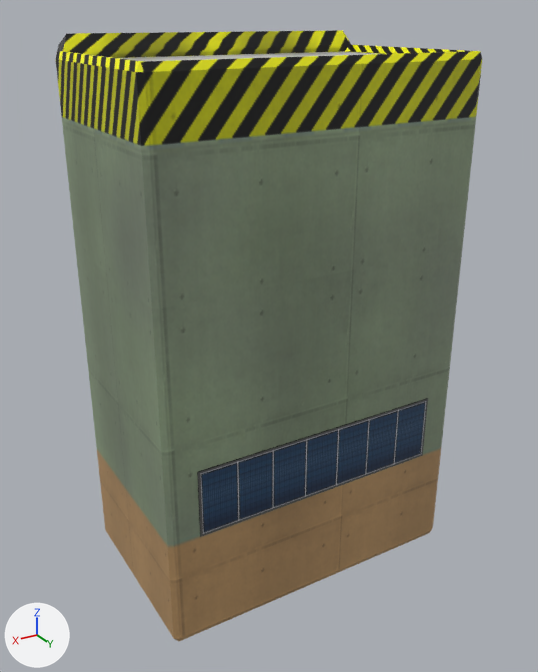
The FBX model Assets/hangar1.fbx: old version first, new version second.
Before and after are seen from a camera (50 mm lens) standing at (0.0417, 0.0743, 0.0413) and looking at (0.0005, 0.0056, 0.007). Arrows for +X, +Y and +Z are at lower left; the lights stay in place. Objects named as collision shapes, trigger or cutter boxes, shadow casters or lower levels of detail are left out. Where no turn or scale is listed for an object, it has been applied to the vertices.

In view in the first picture: 'gates', 'hangar1', 'solarpanel'.
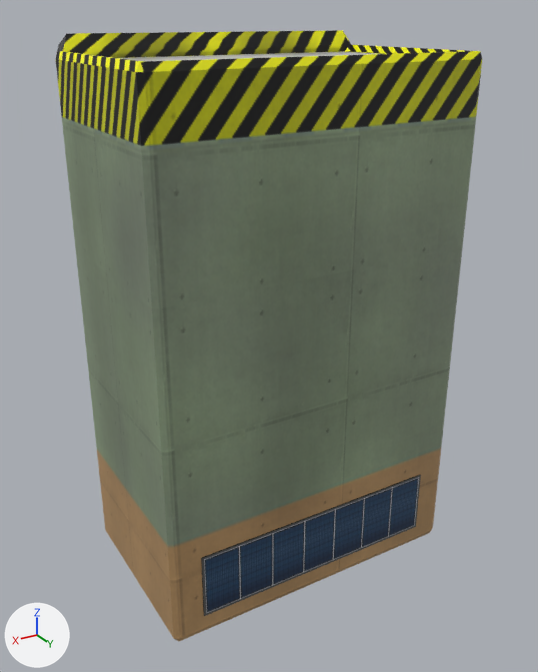
Commit message: Moved solar panel of the SmallHangar to the back.

Boxes [x1, y1, x2, y2] around the edits, measured in the pictures (538 x 672 px):
'solarpanel', moved: before [197, 398, 428, 537]; after [201, 475, 421, 616]

The change, as a diff of the scene's bpy script:
```diff
--- a/Assets/hangar1.fbx.py
+++ b/Assets/hangar1.fbx.py
@@ ob_solarpanel @@
 ob_solarpanel.parent = ob_hangar1
-ob_solarpanel.location = (0.0, -1.625, -0.464)
+ob_solarpanel.location = (0.0, -1.625, -1.538)
 ob_solarpanel.scale = (1.0, 1.0, 0.5)
```
